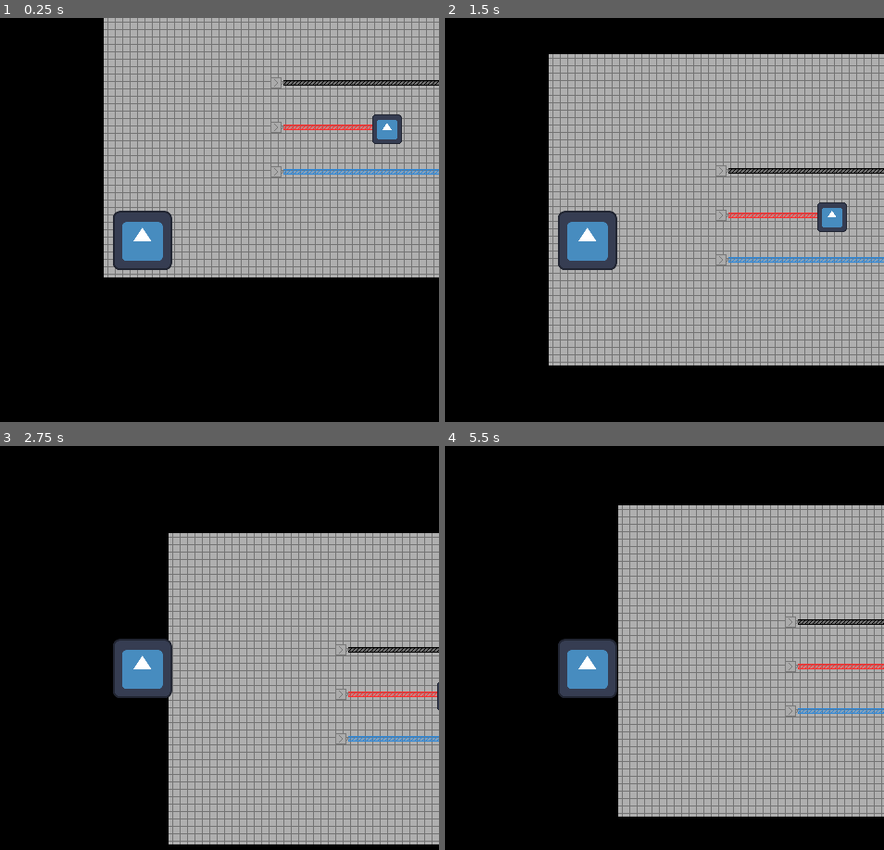
Above: before the commit, frames 1-4 (two rows, left to right).
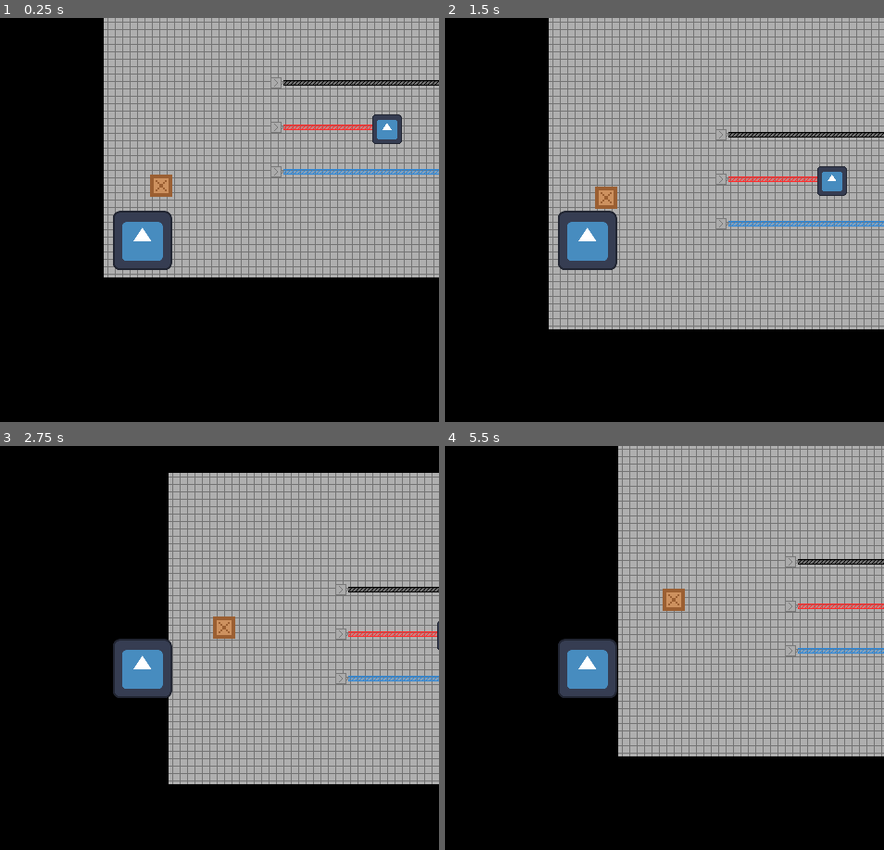
Above: after the commit, the same moments.

Repository: luminous-sky/Light-Puzzles
Game: Godot game, scene res://main/main.tscn
Same seed, same stepped clock (60 frames per second), same inputs: the game is played once before the commit and once after it. The engine's default icon, where the game draws it, is replaced by a stand-in: a white triangle on a blue panel in a dark square.
Inputs:
- Up to frame 1 (0.25 s): no input
- Up to frame 2 (1.5 s): tap Enter at 0.5 s; hold Up (up) from 0.53 s (still down)
- Up to frame 3 (2.75 s): release Up (up) at 2.03 s; hold Left (left) from 2.03 s (still down)
- Up to frame 4 (5.5 s): release Left (left) at 3.53 s; hold Down (down) 3.53-4.28 s; hold Right (right) 4.28-5.03 s; hold Up (up) from 5.03 s (still down)

The runs differ from the first frame. In frame 1, 0.3% of the frame differs, in the area x 34-40%, y 38-45%; in frame 2, 27%; in frame 3, 28%, in the area x 38-100%, y 6-99%; in frame 4, 28%.

Commit message:
Create basic physics objects
Create basic physics objects which move based on the player's most
recent velocity.

Diff:
--- a/src/main/main.tscn
+++ b/src/main/main.tscn
@@ -6,6 +6,7 @@
 [ext_resource type="PackedScene" uid="uid://c61dqmjejmjks" path="res://laser/laser_pointer.tscn" id="4_c651c"]
 [ext_resource type="PackedScene" uid="uid://cwhagnkmmim12" path="res://gates/add_gate.tscn" id="5_3wy1v"]
 [ext_resource type="PackedScene" uid="uid://clr3mdwjbe17g" path="res://gates/subtract_gate.tscn" id="6_kfbq2"]
+[ext_resource type="PackedScene" uid="uid://duyb41uue2v4v" path="res://objects/box.tscn" id="8_67ri8"]
 
 [sub_resource type="TileSetAtlasSource" id="TileSetAtlasSource_c651c"]
 texture = ExtResource("1_xwkvk")
@@ -62,3 +63,6 @@
 
 [node name="SubtractGate" parent="." unique_id=1799219511 instance=ExtResource("6_kfbq2")]
 position = Vector2(395, -114)
+
+[node name="Box" parent="." unique_id=1407811611 instance=ExtResource("8_67ri8")]
+position = Vector2(62, -99)
--- /dev/null
+++ b/src/objects/box.tscn
@@ -0,0 +1,18 @@
+[gd_scene format=3 uid="uid://duyb41uue2v4v"]
+
+[ext_resource type="Script" uid="uid://bsrrvt61mti70" path="res://objects/physics_object.gd" id="1_n2n8l"]
+[ext_resource type="Texture2D" uid="uid://6aektklhjd1a" path="res://assets/box.png" id="2_g2jyu"]
+
+[sub_resource type="RectangleShape2D" id="RectangleShape2D_moqhw"]
+size = Vector2(24, 24)
+
+[node name="Box" type="CharacterBody2D" unique_id=1407811611]
+motion_mode = 1
+script = ExtResource("1_n2n8l")
+
+[node name="Sprite2D" type="Sprite2D" parent="." unique_id=622296108]
+scale = Vector2(2, 2)
+texture = ExtResource("2_g2jyu")
+
+[node name="CollisionShape2D" type="CollisionShape2D" parent="." unique_id=1076134175]
+shape = SubResource("RectangleShape2D_moqhw")
--- /dev/null
+++ b/src/objects/physics_object.gd
@@ -0,0 +1,17 @@
+class_name PhysicsObject
+extends CharacterBody2D
+
+## The base velocity multiplier when being pushed.
+@export var velocity_multiplier: float = 1.0
+
+
+## Moves an object using the velocity vector and velocity_multiplier.
+func push(dir: Vector2, multiplier: float = velocity_multiplier) -> void:
+	velocity = multiplier * dir
+	print(velocity)
+	move_and_slide()
+
+
+## Moves an object using the displacement vector.
+func displace(dir: Vector2) -> void:
+	global_position += dir
--- a/src/player/player.gd
+++ b/src/player/player.gd
@@ -1,3 +1,4 @@
+class_name Player
 extends CharacterBody2D
 
 
@@ -12,4 +13,12 @@
 	else:
 		velocity = velocity.lerp(Vector2.ZERO, SLOW_RATIO)
 
-	move_and_slide()
+	var collided = move_and_slide()
+
+	if collided:
+		var col: Object = get_last_slide_collision().get_collider()
+		if col is not PhysicsObject:
+			return
+
+		var object: PhysicsObject = col as PhysicsObject
+		object.push(velocity)
--- a/src/player/player.tscn
+++ b/src/player/player.tscn
@@ -7,6 +7,7 @@
 size = Vector2(64, 64)
 
 [node name="Player" type="CharacterBody2D" unique_id=733170964]
+motion_mode = 1
 script = ExtResource("1_rkbax")
 
 [node name="Camera2D" type="Camera2D" parent="." unique_id=1507218302]
Binary file added: src/assets/box.png
Not shown, added: src/assets/box.png.import
Not shown, added: src/objects/physics_object.gd.uid
